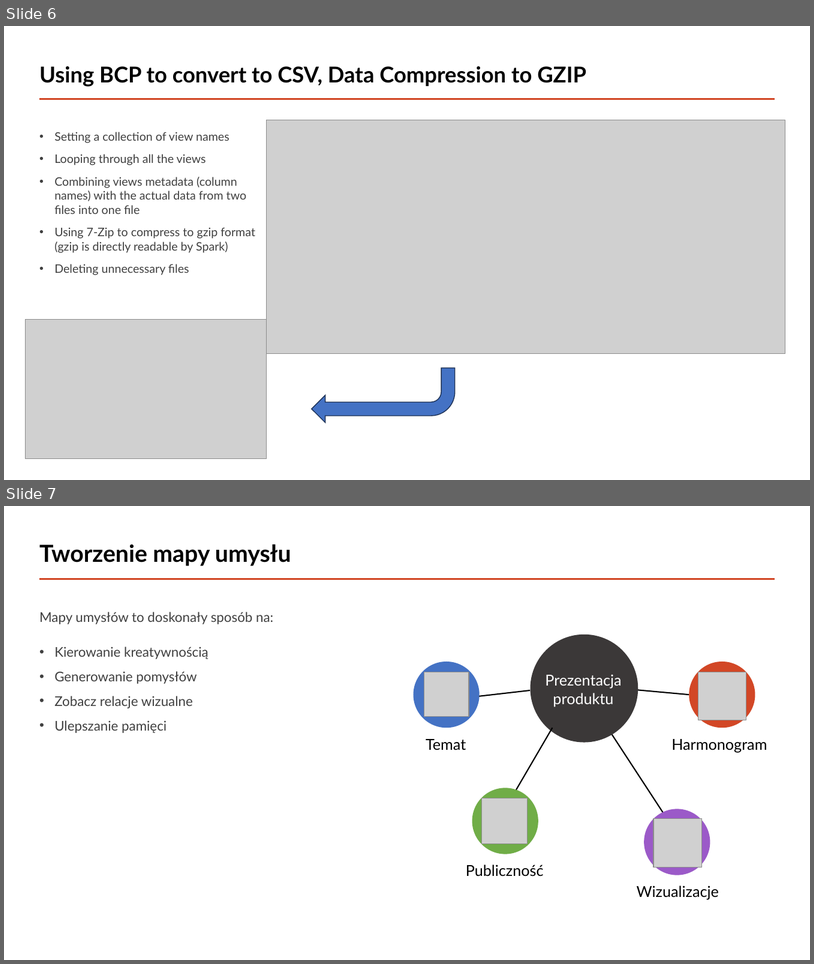
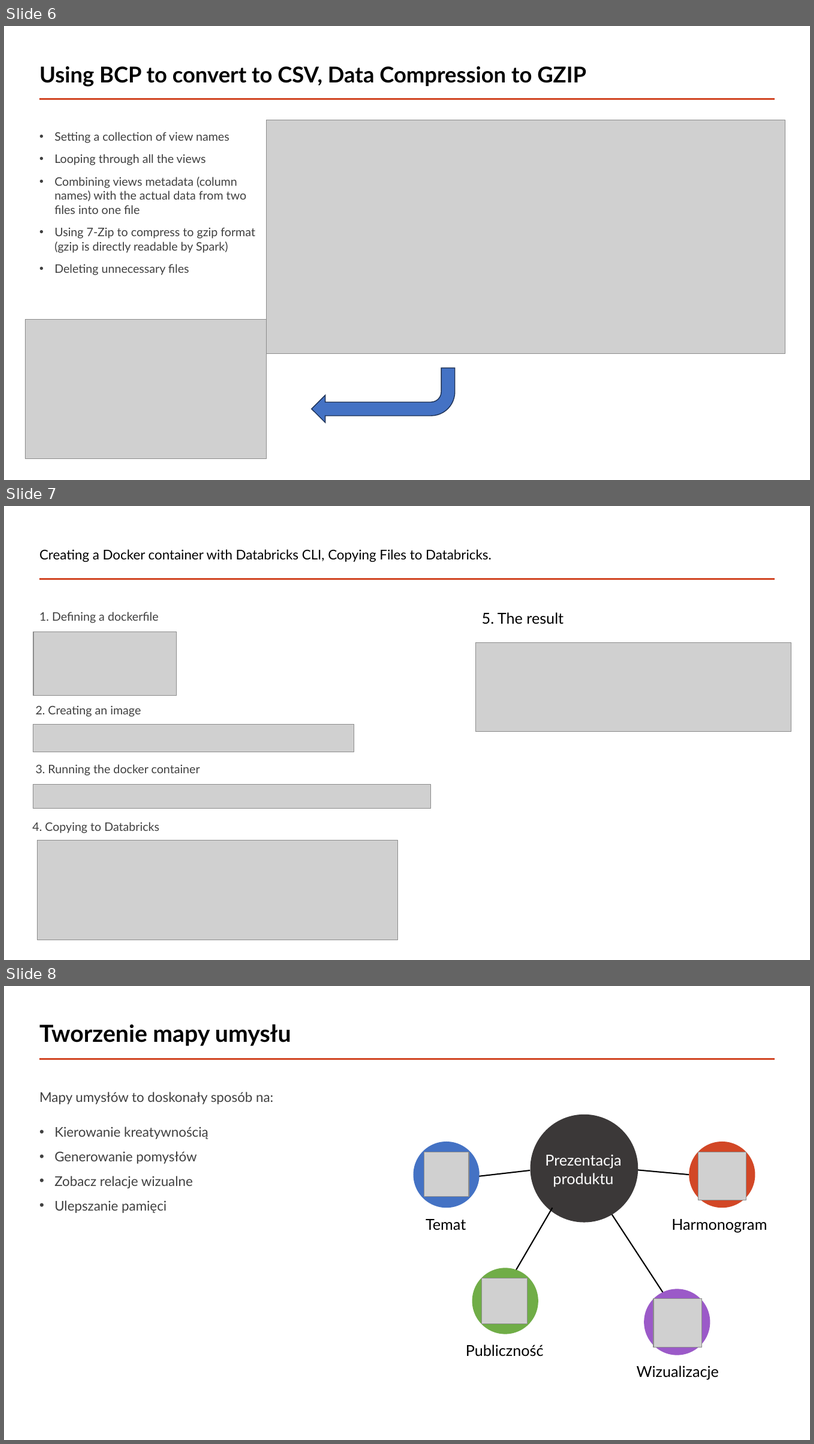
Before and after one commit to piotreks-uw-edu/uw-big-data-stackoverflow-project, a slide deck: Presentation/Analyzing the StackOverflow2013 Database from 2008 to 2013.pptx. Shown one above the other, each under a label of ours: slides 6 and 7 before the commit, slides 6, 7 and 8 after it. The pictures are 814x964 and 814x1444 pixels, drawn with LibreOffice and Linux fonts; fonts in the diff are those of the drawing; grey boxes stand for pictures. Boxes give left, top, right and bottom in pixels: in the first picture for what was removed or moved away, otherwise in the second. Text is boxed around its words. In the diff, an @@ line names an element or a change of style, - is before the commit and + after.

Commit message:
Slide 7. Overall 9.46 minutes

```diff
--- a/Presentation/Analyzing the StackOverflow2013 Database from 2008 to 2013.pptx
+++ b/Presentation/Analyzing the StackOverflow2013 Database from 2008 to 2013.pptx
@@ slide 7 added at [4, 506, 810, 960], background #FFFFFF; not listed: 1 template element that a slide beside it also shows @@
@@ title added at [39, 549, 492, 562], 16 pt, text #000000 @@
+Creating a Docker container with Databricks CLI, Copying Files to Databricks.
@@ text added at [39, 612, 159, 623], 14 pt, text #404040 @@
+1. Defining a dockerfile
@@ text added at [482, 612, 564, 624], 18 pt, text #000000 @@
+5. The result
@@ picture added at [33, 631, 177, 696] @@
@@ picture added at [476, 643, 792, 732] @@
@@ text added at [36, 705, 141, 717], 14 pt, text #404040 @@
+2. Creating an image
@@ picture added at [33, 724, 355, 751] @@
@@ text added at [36, 764, 200, 775], 14 pt, text #404040 @@
+3. Running the docker container
@@ picture added at [33, 784, 431, 808] @@
@@ text added at [32, 822, 159, 833], 14 pt, text #404040 @@
+4. Copying to Databricks
@@ picture added at [37, 840, 398, 940] @@
@@ what was slide 7 is now slide 8 @@
```
Also in this commit, not shown: 1 other file.
